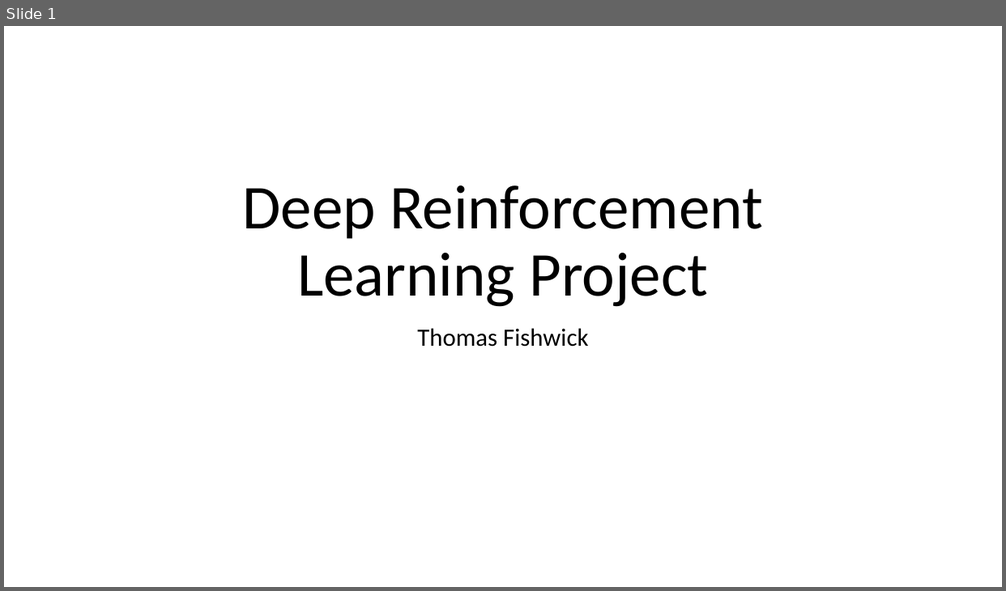
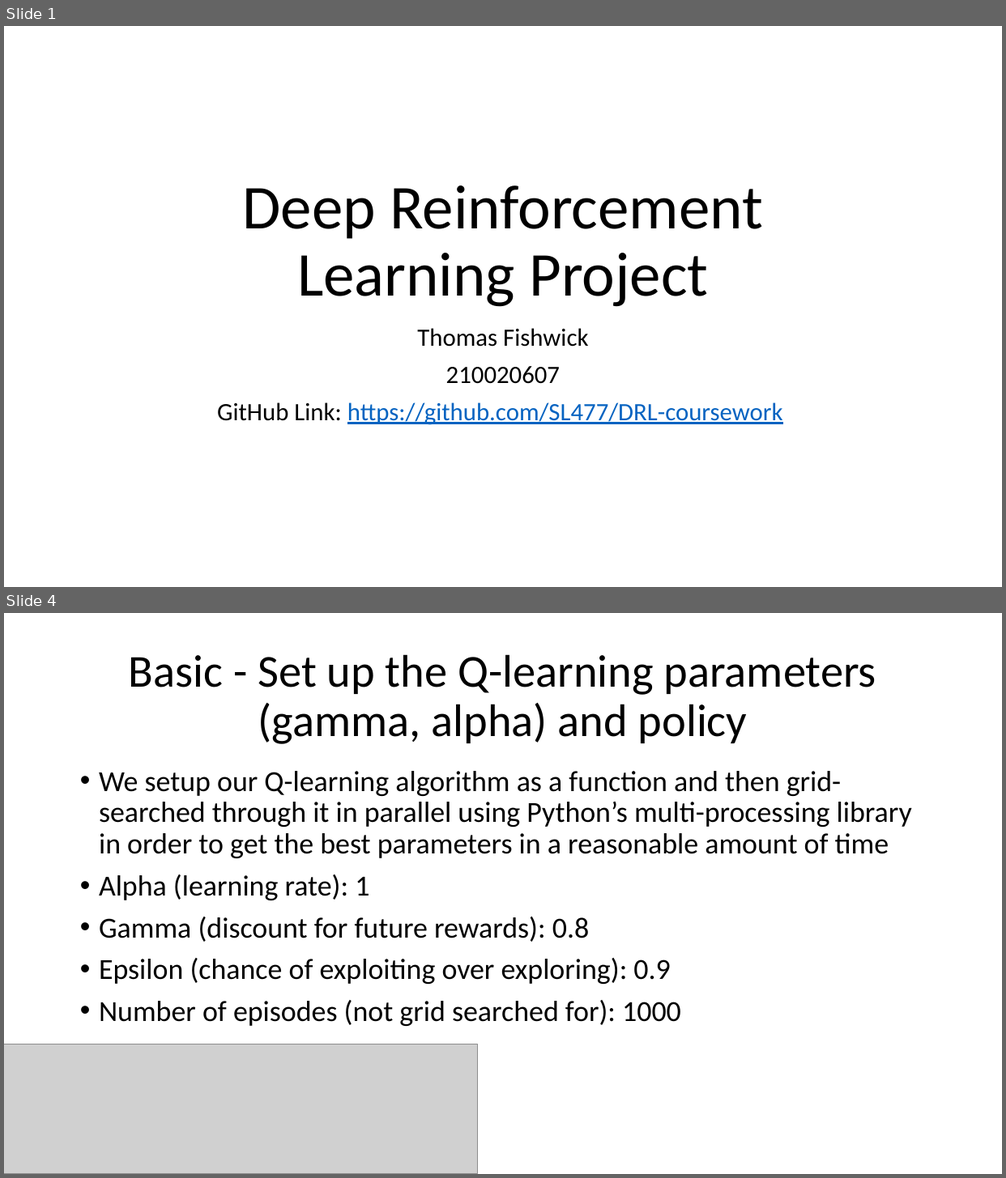
Before and after one commit to SL477/DRL-coursework, a slide deck: presentation.pptx. Shown one above the other, each under a label of ours: slide 1 before the commit, slides 1 and 4 after it; the slides between them are not shown. The pictures are 1006x591 and 1006x1178 pixels, drawn with LibreOffice and Linux fonts; fonts in the diff are those of the drawing; grey boxes stand for pictures. Boxes give left, top, right and bottom in pixels: in the first picture for what was removed or moved away, otherwise in the second. Text is boxed around its words. In the diff, an @@ line names an element or a change of style, - is before the commit and + after.

```diff
--- a/presentation.pptx
+++ b/presentation.pptx
@@ slide 4 added at [4,613,1002,1174], background #FFFFFF @@
@@ title added at [129,654,876,744], 44 pt, text #000000 @@
+Basic - Set up the Q-learning parameters (gamma, alpha) and policy
@@ text added at [99,771,912,1026], 28 pt, text #000000 @@
+• We setup our Q-learning algorithm as a function and then grid-searched through it in parallel using Python’s multi-processing library in order to get the best parameters in a reasonable amount of time
+• Alpha (learning rate): 1
+• Gamma (discount for future rewards): 0.8
+• Epsilon (chance of exploiting over exploring): 0.9
+• Number of episodes (not grid searched for): 1000
@@ picture added at [4,1044,477,1174] @@
@@ slide 1 changed as well @@
@@ subtitle at [217,366,783,425]: paragraphs added @@
+210020607
+GitHub Link: https://github.com/SL477/DRL-coursework
```
Also in this commit, not shown: 12 other slides added, 1 other file.
